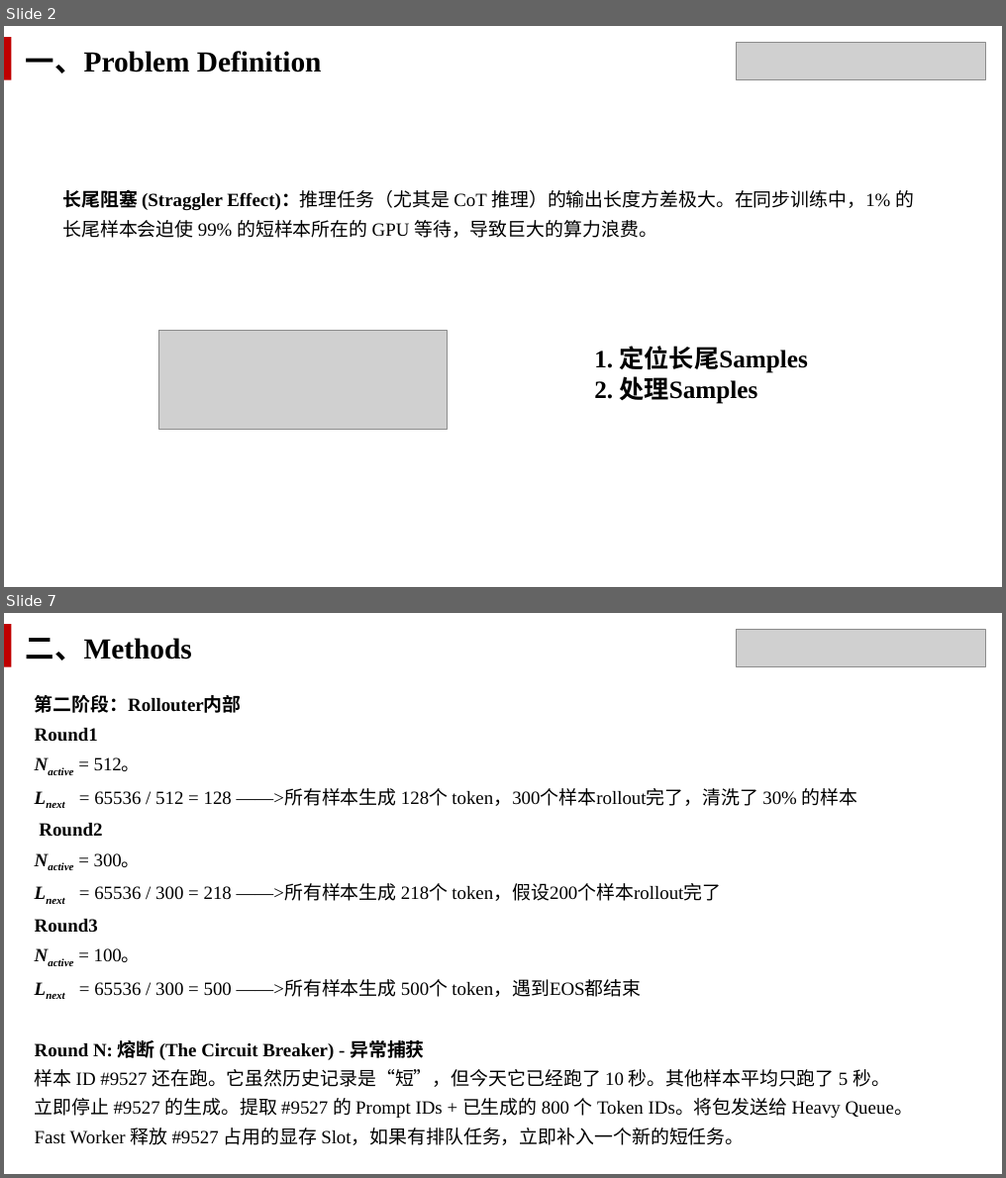
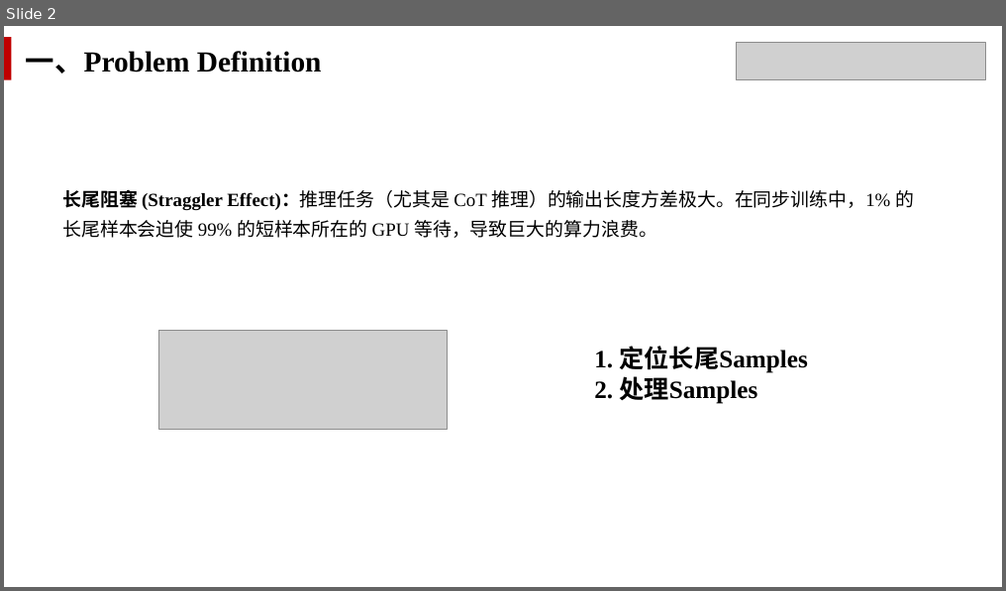
Before and after one commit to Watsontao/mindrlhf, a slide deck: 方案/组内分享.pptx. Shown one above the other, each under a label of ours: slides 2 and 7 before the commit, slide 2 after it; the slides between them are not shown. The pictures are 1006x1178 and 1006x591 pixels, drawn with LibreOffice and Linux fonts; fonts in the diff are those of the drawing; grey boxes stand for pictures. Boxes give left, top, right and bottom in pixels: in the first picture for what was removed or moved away, otherwise in the second. Text is boxed around its words. In the diff, an @@ line names an element or a change of style, - is before the commit and + after.

```diff
--- a/方案/组内分享.pptx
+++ b/方案/组内分享.pptx
@@ slide 7 removed at <box>4,613,1002,1174</box>, background #FFFFFF @@
@@ rectangle removed at <box>4,624,12,667</box> @@
@@ text removed at <box>26,638,192,661</box> @@
-二、Methods
@@ picture removed at <box>737,629,985,666</box> @@
@@ text removed at <box>35,695,913,1146</box> @@
-第二阶段：Rollouter内部
-Round1
-Nactive = 512。
-Lnext = 65536 / 512 = 128 ——>所有样本生成 128个 token，300个样本rollout完了，清洗了 30% 的样本
-Round2
-Nactive = 300。
-Lnext = 65536 / 300 = 218 ——>所有样本生成 218个 token，假设200个样本rollout完了
-Round3
-Nactive = 100。
-Lnext = 65536 / 300 = 500 ——>所有样本生成 500个 token，遇到EOS都结束
-Round N: 熔断 (The Circuit Breaker) - 异常捕获
-样本 ID #9527 还在跑。它虽然历史记录是“短”，但今天它已经跑了 10 秒。其他样本平均只跑了 5 秒。
-立即停止 #9527 的生成。提取 #9527 的 Prompt IDs + 已生成的 800 个 Token IDs。将包发送给 Heavy Queue。
-Fast Worker 释放 #9527 占用的显存 Slot，如果有排队任务，立即补入一个新的短任务。
```
Also in this commit, not shown: 4 slides changed, 3 slides added, 2 other slides removed, 1 other file.
